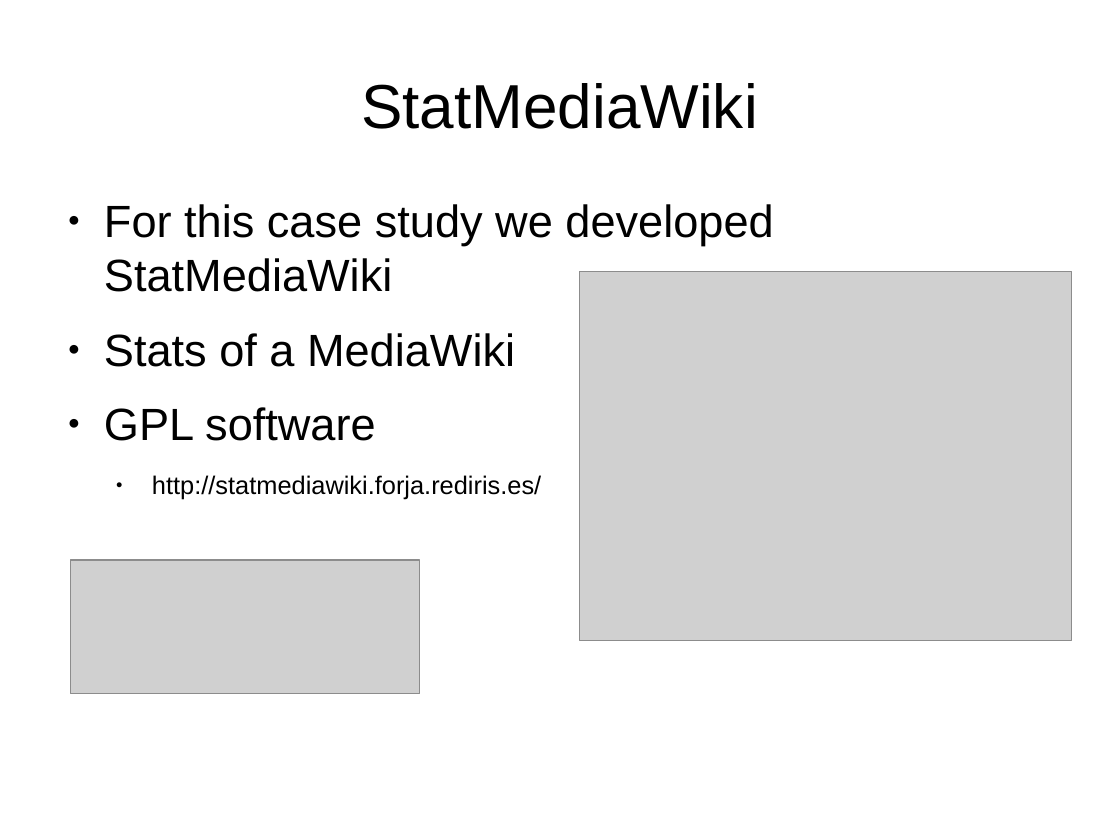
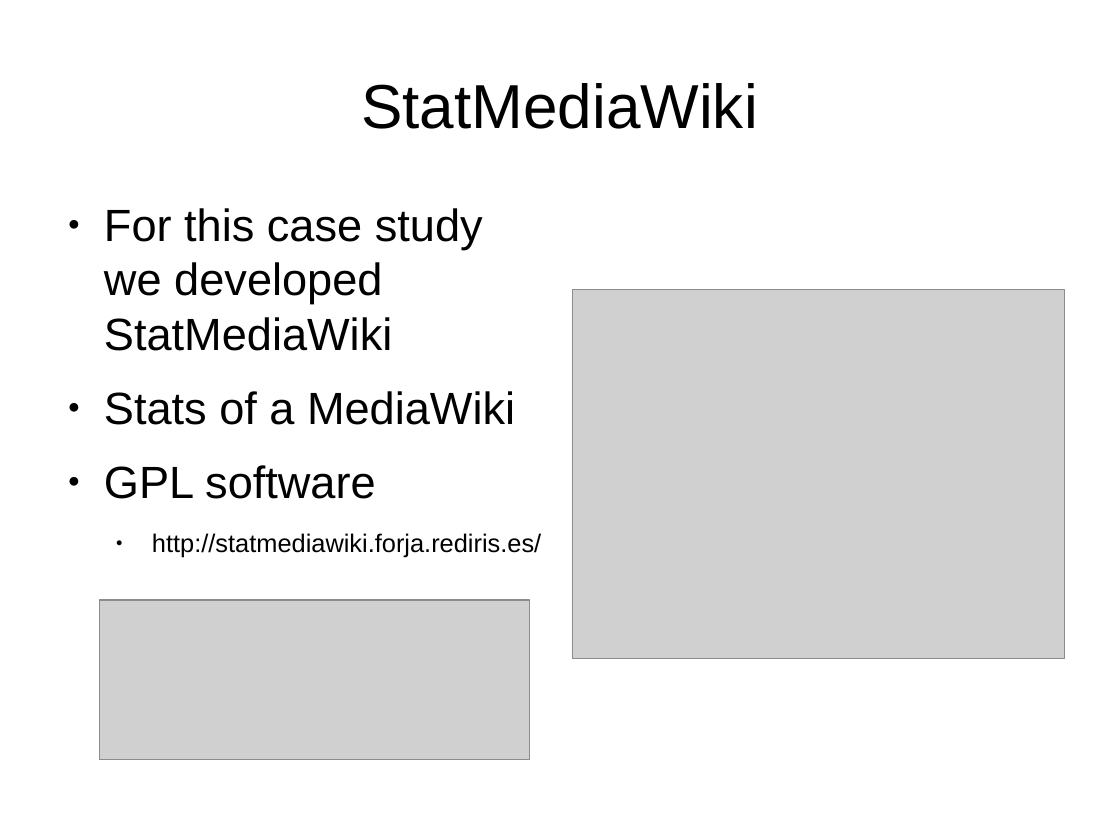
Before and after one commit to DrPantera/wikis4education, a slide deck: slide 18 of brunel-2014/wiki-assessment.odp. Drawn at 1120x840 pixels with LibreOffice and Linux fonts; fonts in the diff are those of the drawing; grey boxes stand for pictures. Boxes give left, top, right and bottom in pixels: in the first picture for what was removed or moved away, otherwise in the second. Text is boxed around its words. In the diff, an @@ line names an element or a change of style, - is before the commit and + after.

```diff
--- a/brunel-2014/wiki-assessment.odp
+++ b/brunel-2014/wiki-assessment.odp
@@ text "For this case study we ..." rewrapped from (104,204,773,500) to (104,208,541,558) @@
@@ picture: place and size @@
-picture at (580,271,1072,640)
+picture at (572,290,1064,659)
@@ picture: place and size @@
-picture at (70,560,420,694)
+picture at (100,601,530,760)
```
Also in this commit, not shown: 5 other slides changed, 4 slides added, 1 slide removed.
